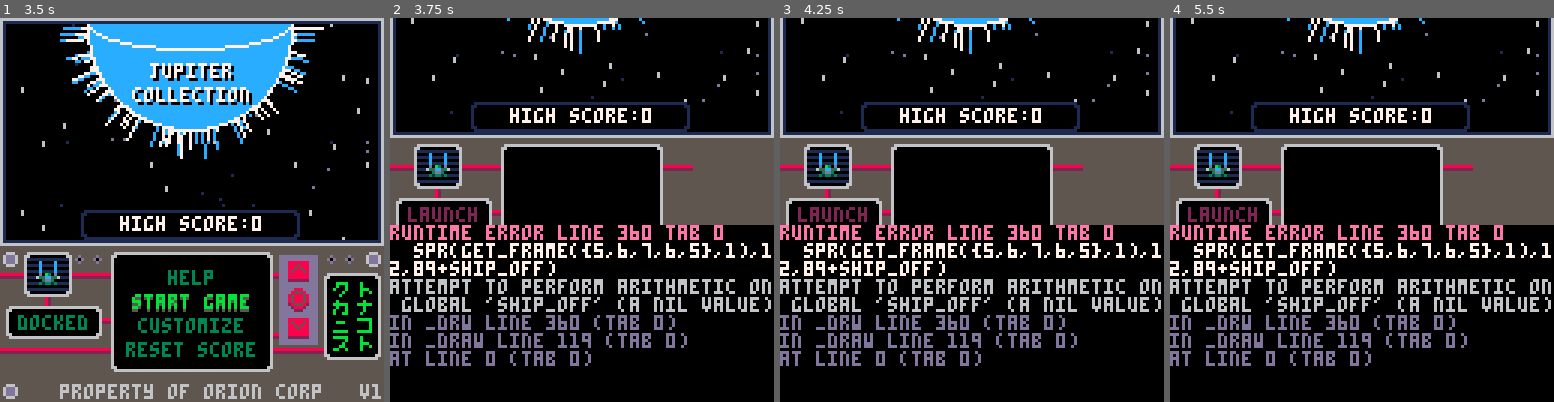
Above: before the commit, frames 1-4 (left to right).
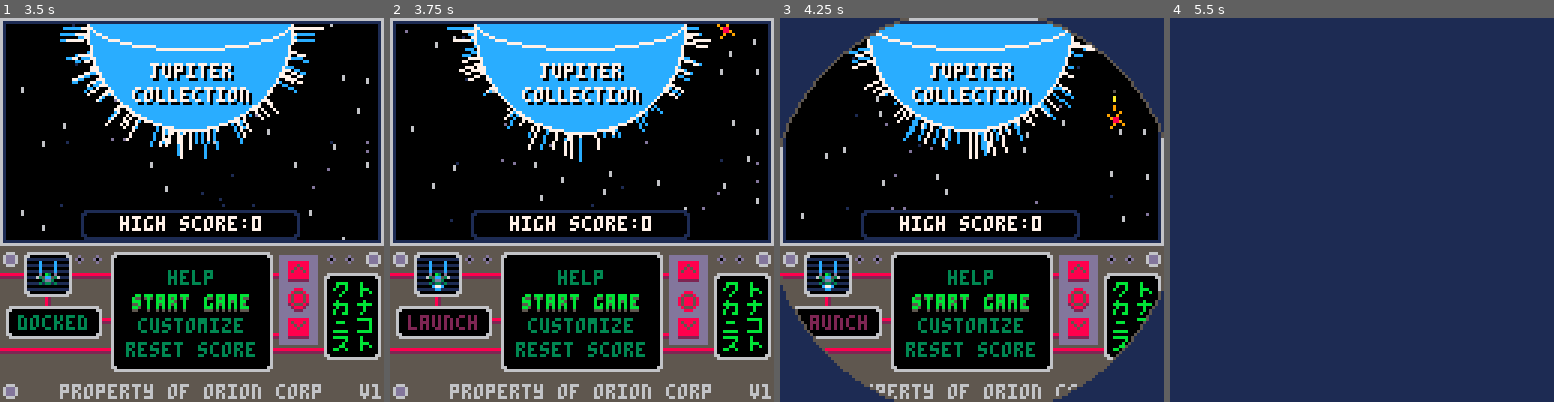
Above: after the commit, the same moments.

Repository: jacobneal65/drop-p8
Game: PICO-8 cartridge drop.p8
Same seed, same stepped clock (60 frames per second), same inputs: the game is played once before the commit and once after it.
Inputs:
- Up to frame 1 (3.5 s): tap X (X key) at 0.33, 0.7, 1.43, 2.58, 3.1 s; tap O (Z key) at 1.07, 1.8, 2.43, 3.07 s; hold Right 2.33-3.33 s; hold Right from 3.38 s (still down)
- Up to frame 2 (3.75 s): keep holding Right; tap X (X key) at 3.62 s; tap O (Z key) at 3.7 s
- Up to frame 3 (4.25 s): tap X (X key) at 4.13 s; release Right at 4.22 s
- Up to frame 4 (5.5 s): hold Up 4.27-4.67 s; tap O (Z key) at 4.33, 4.97 s; tap X (X key) at 4.65, 5.17 s; hold Right from 4.72 s (still down)

Frame 1 is identical in both runs. In frame 2, 64% of the frame differs, in the area x 0-100%, y 0-100%; in frame 3, 70%; in frame 4, 97%.
Error before the commit: runtime error line 360 tab 0; spr(get_frame({5,6,7,6,5},1),12,89+ship_off); attempt to perform arithmetic on global 'ship_off' (a nil value)

Commit message:
final ship off removed

Diff:
--- a/drop.p8
+++ b/drop.p8
@@ -360,7 +360,7 @@
 
 	spr(p_spr,12,81)
 	if s_stat=="launch" then
-		spr(get_frame({5,6,7,6,5},1),12,89+ship_off)
+		spr(get_frame({5,6,7,6,5},1),12,89)
 	end
 	--central menu screen
 	local iclr={3,11,3,3}--menu color
